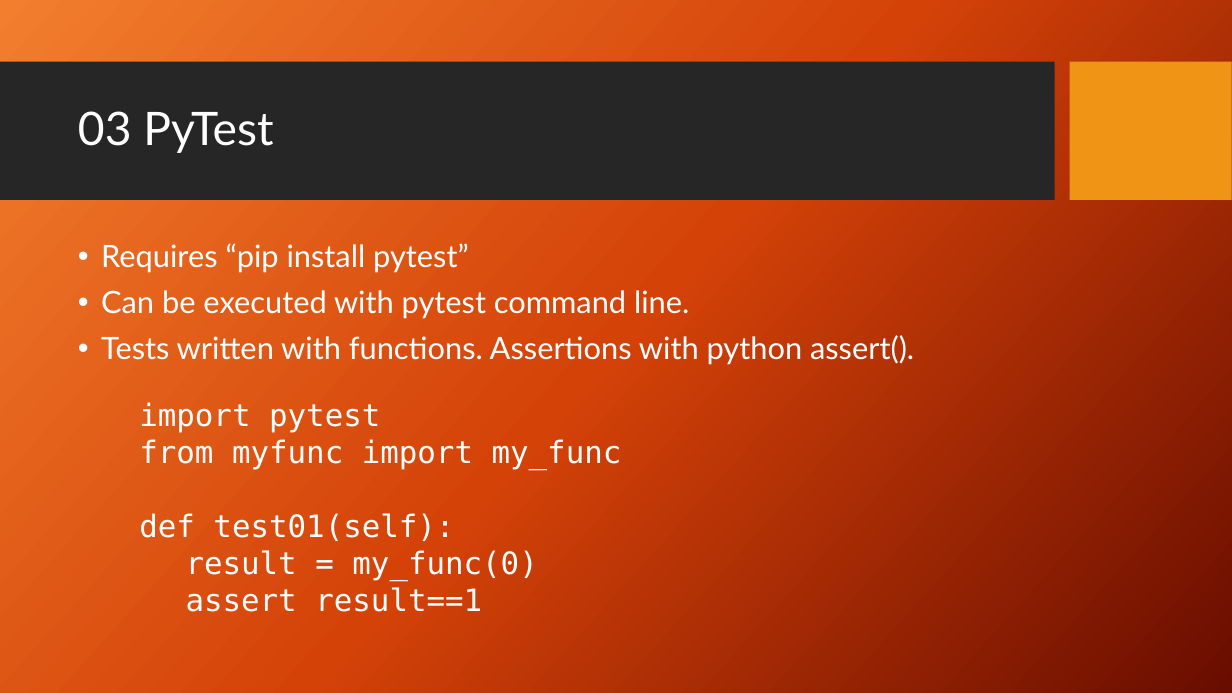
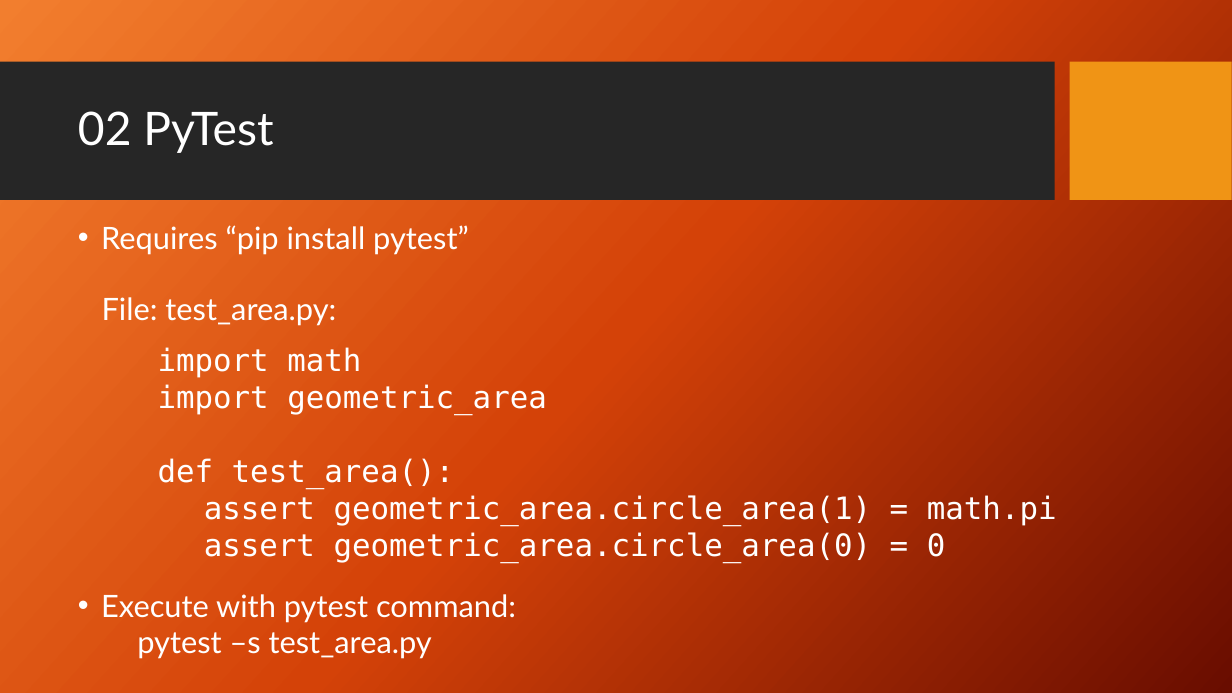
Before and after one commit to PrincetonUniversity/software_testing, a slide deck: slide 8 of UnitTestingSlides.pptx (slide 12 before the commit). Drawn at 1232x693 pixels with LibreOffice and Linux fonts; fonts in the diff are those of the drawing; background and template pictures are left out. Boxes give left, top, right and bottom in pixels: in the first picture for what was removed or moved away, otherwise in the second. Text is boxed around its words. In the diff, an @@ line names an element or a change of style, - is before the commit and + after.

Commit message:
update slides for 2024

```diff
--- a/UnitTestingSlides.pptx
+++ b/UnitTestingSlides.pptx
@@ title at (78, 111, 273, 153): text changed @@
-03 PyTest
+02 PyTest
@@ text "Requires “pip install pytest”": place and size @@
-text "Requires “pip install pytest”" at (101, 243, 914, 365)
+text "Requires “pip install pytest”" at (101, 225, 516, 659)
@@ text at (101, 225, 469, 255): line spacing 0.9 to 0.8 @@
@@ text at (101, 297, 516, 659): text changed @@
-• Can be executed with pytest command line.
-• Tests written with functions. Assertions with python assert().
+File: test_area.py:
+• Execute with pytest command:
+  pytest –s test_area.py
@@ text at (158, 347, 1057, 562): text changed @@
-import pytest
-from myfunc import my_func
-def test01(self):
-result = my_func(0)
-assert result==1
+import math
+import geometric_area
+def test_area():
+assert geometric_area.circle_area(1) = math.pi
+assert geometric_area.circle_area(0) = 0
```
Also in this commit, not shown: 10 other slides changed, 4 slides added.
